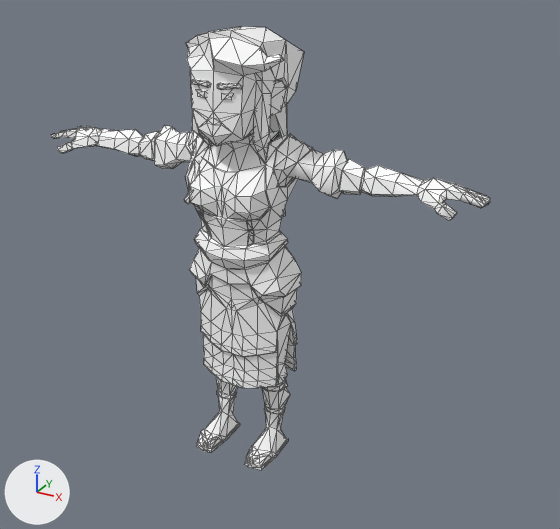
An edit to the FBX model Assets/Prefabs/Npcs/Models/Fear.fbx, drawn before and after from the same camera.
Both versions are drawn from a 50 mm camera at (1.41, -2.26, 2.13) aimed at (0.1, 0.11, 0.94). Lighting does not change. The marker at lower left points along +X, +Y and +Z. Mesh edges are drawn as thin lines. Where no turn or scale is listed for an object, it has been applied to the vertices.

The first picture shows 'Character_Female_Peasant_01'.
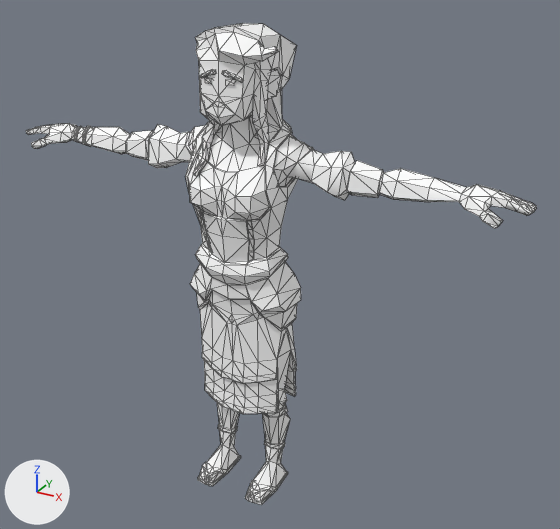
Where the change shows, as pixel boxes [x1, y1, x2, y2] in the pictures (560 x 529 px; the box of a moved part takes in the faces that stretch with it):
'Character_Female_Peasant_01', reshaped (16% wider, 9% taller)
    before: [51, 26, 490, 470]
    after: [26, 23, 537, 505]
part 1 of me_mesh, moved or reshaped
    before: [195, 89, 206, 97]
    after: [203, 77, 212, 84]
part 2 of me_mesh, moved or reshaped
    before: [222, 93, 235, 100]
    after: [226, 79, 236, 86]
part 3 of me_mesh, moved or reshaped
    before: [191, 79, 211, 88]
    after: [200, 69, 216, 78]
part 4 of me_mesh, moved or reshaped
    before: [217, 83, 243, 89]
    after: [222, 71, 242, 82]
part 5 of me_mesh, moved or reshaped
    before: [51, 26, 490, 470]
    after: [26, 23, 537, 505]

The change in detail:
me_mesh is used by ob_character_female_peasant_01; location (0.0, 0.0, 0.0).
me_mesh had 1336 vertices, 2646 faces and spanned x -0.88..0.88, y -0.18..0.26, z 0.17..1.82.
me_mesh now has 1336 vertices, 2646 faces and spans x -1.02..1.02, y -0.15..0.23, z 0.0..1.83.
me_mesh part 1: the loose piece of 10 vertices spanning x -0.08..-0.04, y -0.15..-0.11, z 1.61..1.63 is scaled about its middle by (0.814, 0.855, 0.731), then moved by (0.01, 0.03, 0.04).
me_mesh part 2: the loose piece of 10 vertices spanning x 0.03..0.07, y -0.15..-0.11, z 1.61..1.63 is scaled about its middle by (0.814, 0.855, 0.731), then moved by (-0.01, 0.03, 0.04).
me_mesh part 3: the loose piece of 15 vertices spanning x -0.1..-0.02, y -0.15..-0.13, z 1.64..1.66 is turned -21.1 degrees about the y axis through its middle and scaled by 0.855, then moved by (0.01, 0.03, 0.03).
me_mesh part 4: the loose piece of 15 vertices spanning x 0.01..0.1, y -0.15..-0.13, z 1.64..1.66 is turned 21.1 degrees about the y axis through its middle and scaled by 0.855, then moved by (0.0, 0.03, 0.03).
me_mesh part 5: 1075 of 1336 vertices moved; they spanned x -0.88..0.88, y -0.18..0.26, z 0.17..1.82 and now span x -1.02..1.02, y -0.15..0.23, z 0.0..1.83; mean shift (0.0, 0.0, -0.06); largest move (0.15, 0.02, 0.33) -> (0.15, 0.02, 0.16).
